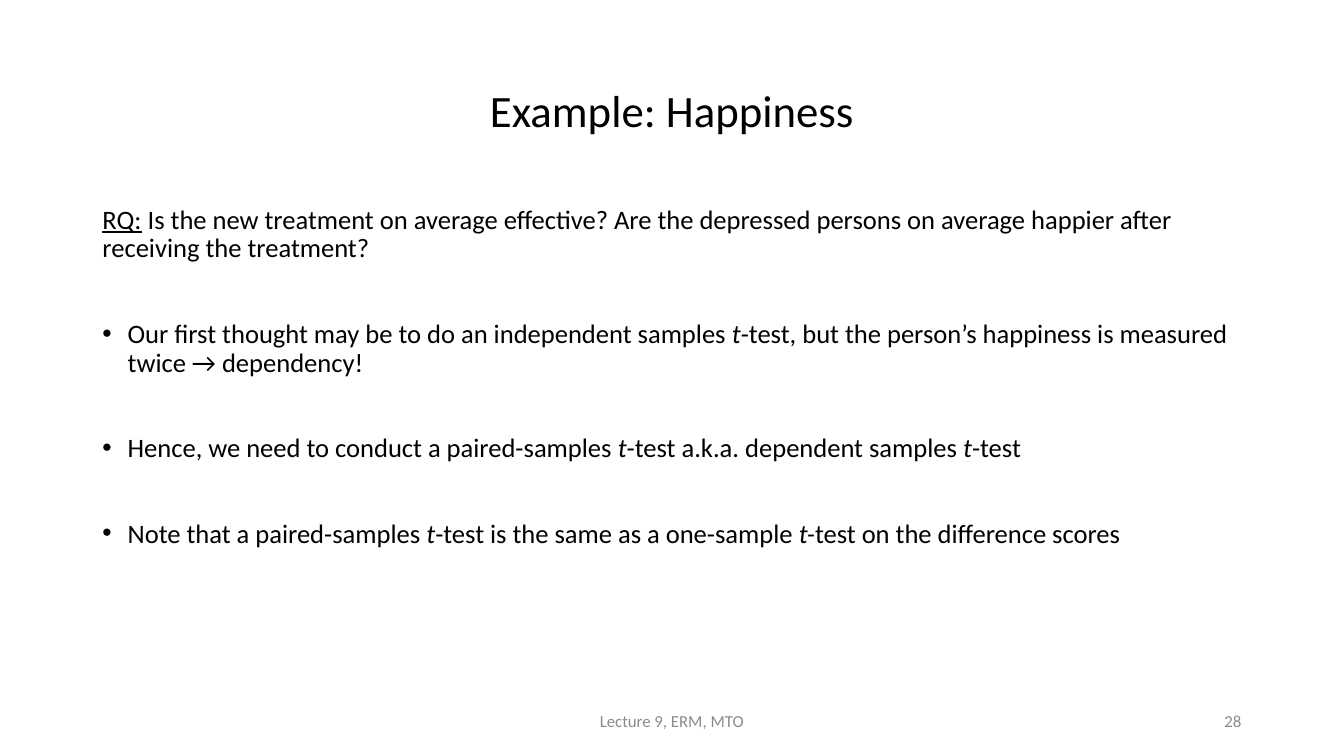
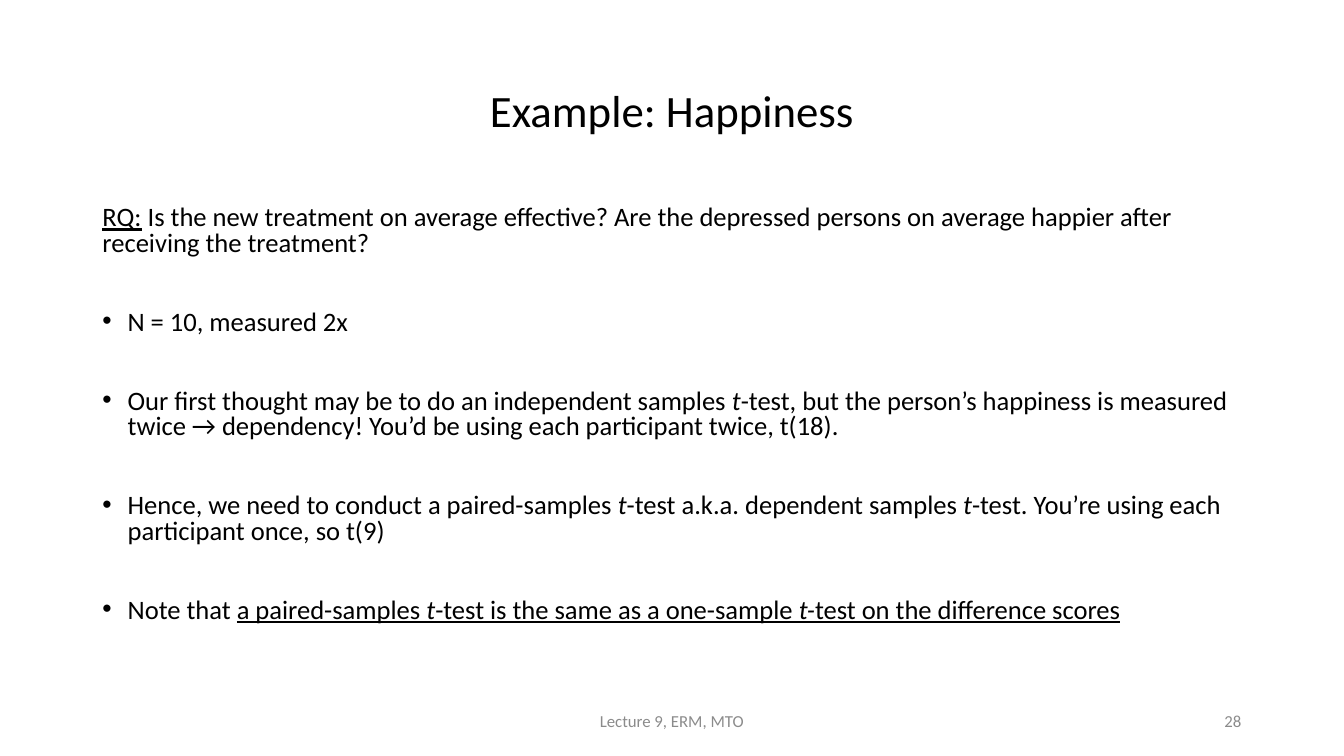
Before and after one commit to cjvanlissa/erm, a slide deck: slide 28 of HC09/HC9_EN.pptx. Drawn at 1344x756 pixels with LibreOffice and Linux fonts; fonts in the diff are those of the drawing. Boxes give left, top, right and bottom in pixels: in the first picture for what was removed or moved away, otherwise in the second. Text is boxed around its words. In the diff, an @@ line names an element or a change of style, - is before the commit and + after.

```diff
--- a/HC09/HC9_EN.pptx
+++ b/HC09/HC9_EN.pptx
@@ text at [102, 207, 1171, 624]: underline on in "a paired-samples t-test is the same as ..."; line spacing 0.9 to 0.8 @@
@@ text at [128, 312, 1227, 545]: text changed @@
-• Our first thought may be to do an independent samples t-test, but the person’s happiness is measured twice → dependency!
-• Hence, we need to conduct a paired-samples t-test a.k.a. dependent samples t-test
+• N = 10, measured 2x
+• Our first thought may be to do an independent samples t-test, but the person’s happiness is measured twice → dependency! You’d be using each participant twice, t(18).
+• Hence, we need to conduct a paired-samples t-test a.k.a. dependent samples t-test. You’re using each participant once, so t(9)
```
Also in this commit, not shown: 5 other slides changed, 1 other file.
